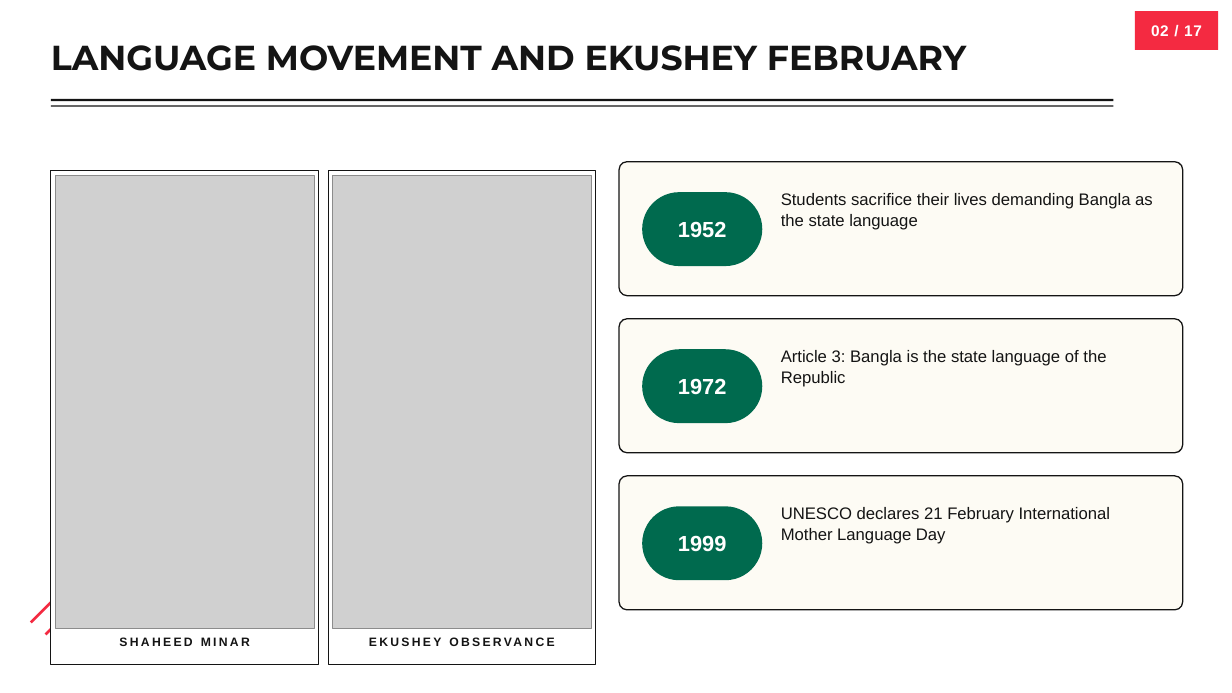
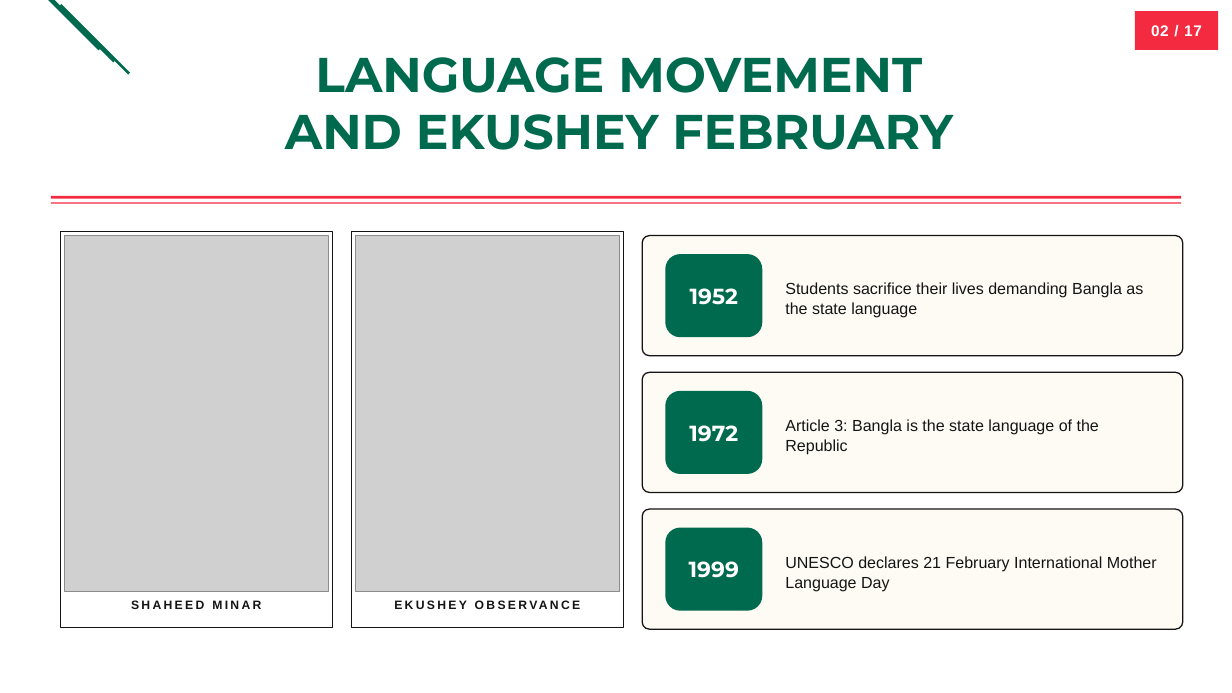
Before and after one commit to moon-netizen-arch/codex-ppt-skill, a slide deck: slide 2 of decks/bangladesh-cultural-diversity/bangladesh-cultural-diversity-editable.pptx. Drawn at 1232x693 pixels with LibreOffice and Linux fonts; fonts in the diff are those of the drawing; grey boxes stand for pictures. Boxes give left, top, right and bottom in pixels: in the first picture for what was removed or moved away, otherwise in the second. Text is boxed around its words. In the diff, an @@ line names an element or a change of style, - is before the commit and + after.

```diff
--- a/decks/bangladesh-cultural-diversity/bangladesh-cultural-diversity-editable.pptx
+++ b/decks/bangladesh-cultural-diversity/bangladesh-cultural-diversity-editable.pptx
@@ rectangle at box(30, 0, 100, 51): fill #F42A41 to #006A4E; rotation 315 to 45 degrees @@
@@ rectangle at box(45, 0, 115, 63): fill #F42A41 to #006A4E; rotation 315 to 45 degrees @@
@@ rectangle added at box(59, 4, 130, 75), fill #006A4E @@
@@ text at box(285, 57, 953, 150): text changed; size 27 to 38 pt; text colour #141414 to #006A4E @@
-LANGUAGE MOVEMENT AND EKUSHEY FEBRUARY
+LANGUAGE MOVEMENT
+AND EKUSHEY FEBRUARY
@@ rectangle: place and size @@
-rectangle at box(51, 99, 1114, 102)
+rectangle at box(51, 196, 1181, 199)
@@ rectangle at box(51, 196, 1181, 199): fill #141414 to #F42A41 @@
@@ rectangle at box(51, 202, 1181, 203): fill #141414 to #F42A41 @@
@@ rectangle: place and size @@
-rectangle at box(51, 105, 1114, 106)
+rectangle at box(51, 202, 1181, 203)
@@ rectangle: place and size @@
-rectangle at box(51, 171, 319, 665)
+rectangle at box(60, 231, 333, 628)
@@ picture: place and size @@
-picture at box(55, 176, 314, 628)
+picture at box(65, 236, 328, 592)
@@ rectangle: place and size @@
-rectangle at box(328, 171, 596, 665)
+rectangle at box(351, 231, 624, 628)
@@ picture: place and size @@
-picture at box(333, 176, 592, 628)
+picture at box(356, 236, 619, 592)
@@ rounded rectangle: place and size @@
-rounded rectangle at box(619, 162, 1183, 296)
+rounded rectangle at box(642, 236, 1183, 356)
@@ font Arial to Montserrat; proportions changed in 3 elements at box(665, 528, 762, 611), box(665, 391, 762, 474), box(665, 254, 762, 337) @@
@@ rounded rectangle "1952": place and size @@
-rounded rectangle "1952" at box(642, 192, 762, 266)
+rounded rectangle "1952" at box(665, 254, 762, 337)
@@ size 13 to 12.5 pt; vertical alignment top to middle in 3 elements at box(785, 556, 1157, 592), box(785, 419, 1099, 455), box(785, 282, 1143, 318) @@
@@ text "Students sacrifice their lives demanding ...": place and size @@
-text "Students sacrifice their lives demanding ..." at box(781, 193, 1153, 230)
+text "Students sacrifice their lives demanding ..." at box(785, 282, 1143, 318)
@@ rounded rectangle: place and size @@
-rounded rectangle at box(619, 319, 1183, 453)
+rounded rectangle at box(642, 372, 1183, 493)
@@ rounded rectangle "1972": place and size @@
-rounded rectangle "1972" at box(642, 349, 762, 423)
+rounded rectangle "1972" at box(665, 391, 762, 474)
@@ text "Article 3: Bangla is the ...": place and size @@
-text "Article 3: Bangla is the ..." at box(781, 350, 1106, 387)
+text "Article 3: Bangla is the ..." at box(785, 419, 1099, 455)
@@ rounded rectangle: place and size @@
-rounded rectangle at box(619, 476, 1183, 610)
+rounded rectangle at box(642, 509, 1183, 629)
@@ rounded rectangle "1999": place and size @@
-rounded rectangle "1999" at box(642, 506, 762, 580)
+rounded rectangle "1999" at box(665, 528, 762, 611)
@@ text "UNESCO declares 21 February International ...": place and size @@
-text "UNESCO declares 21 February International ..." at box(781, 507, 1111, 544)
+text "UNESCO declares 21 February International ..." at box(785, 556, 1157, 592)
@@ text "SHAHEED MINAR": place and size @@
-text "SHAHEED MINAR" at box(119, 637, 250, 646)
+text "SHAHEED MINAR" at box(131, 600, 261, 609)
@@ text "EKUSHEY OBSERVANCE" rewrapped from box(333, 635, 592, 659) to box(356, 598, 619, 622) @@
```
Also in this commit, not shown: 15 other slides changed, 1 other file.
